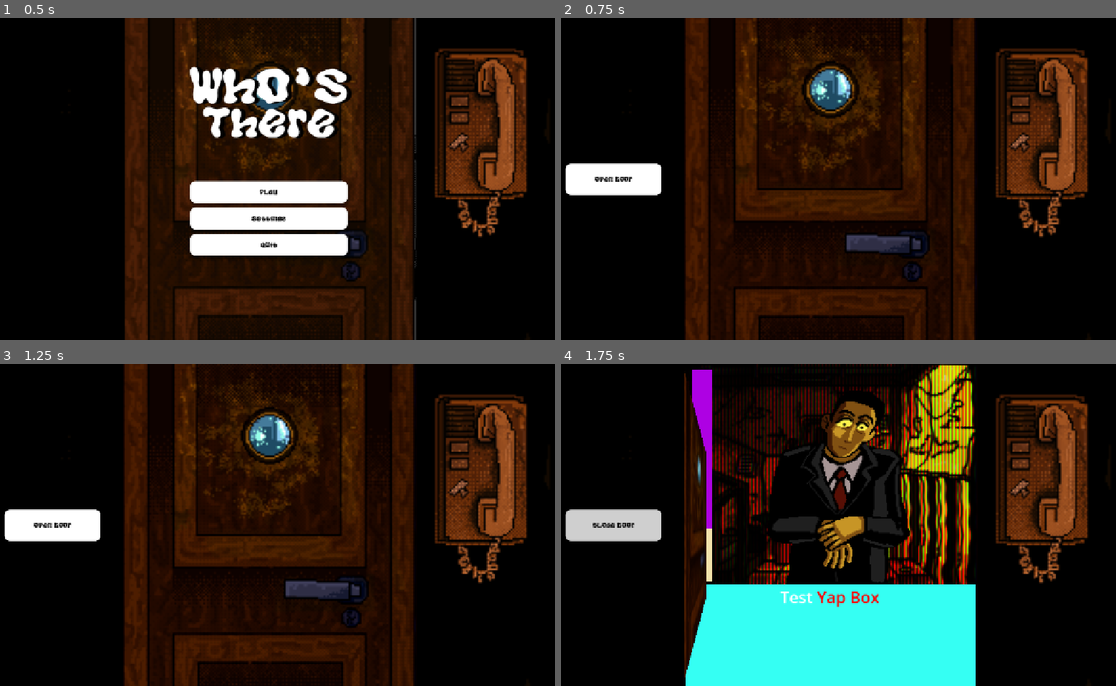
Above: before the commit, frames 1-4 (two rows, left to right).
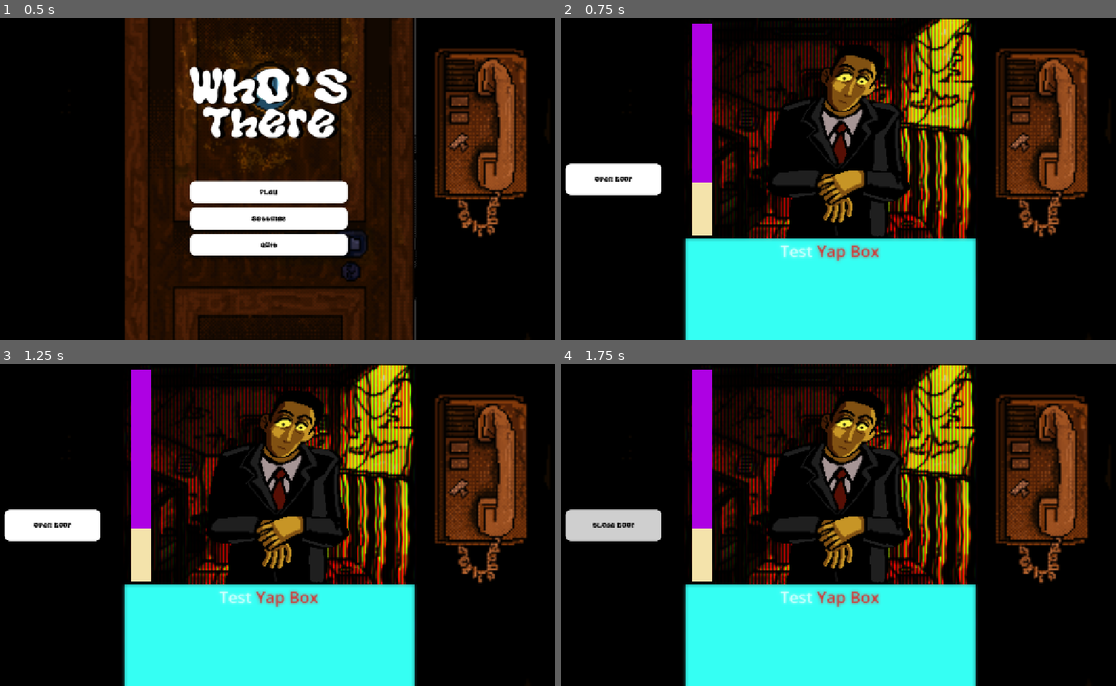
Above: after the commit, the same moments.

Repository: MatheusLasserre/whos-there
Game: Godot game, scene res://main.tscn
Two runs of this game, one before a commit and one after it. Both use one fixed random seed, a clock stepped at 60 frames per second and the inputs below.
Inputs:
- Up to frame 1 (0.5 s): no input
- Up to frame 2 (0.75 s): click "Play" at 0.5 s
- Up to frame 3 (1.25 s): no input
- Up to frame 4 (1.75 s): click "Open Door" at 1.25 s

Frame 1 is identical in both runs. In frame 2, 44% of the frame differs, in the area x 22-75%, y 0-100%; in frame 3, 44%; in frame 4, 3.3%.

Commit message:
turned on blur

Diff:
--- a/classes/UI/dialogue_player/dialogue_player.tscn
+++ b/classes/UI/dialogue_player/dialogue_player.tscn
@@ -7,7 +7,7 @@
 
 [sub_resource type="ShaderMaterial" id="ShaderMaterial_jm0dm"]
 shader = ExtResource("2_dai85")
-shader_parameter/blur_amount = 0.0
+shader_parameter/blur_amount = 0.5
 
 [node name="DialoguePlayer" type="CanvasLayer"]
 script = ExtResource("1_dv1er")
--- a/scenes/game/game.tscn
+++ b/scenes/game/game.tscn
@@ -158,6 +158,7 @@
 scene_text_file = "res://scenes/yapper/yapper.json"
 
 [node name="Door" type="CanvasLayer" parent="."]
+visible = false
 
 [node name="Door" type="AspectRatioContainer" parent="Door"]
 anchors_preset = 15
@@ -175,7 +176,7 @@
 transparent_bg = true
 handle_input_locally = false
 size = Vector2i(651, 720)
-render_target_update_mode = 4
+render_target_update_mode = 0
 
 [node name="Camera3D" type="Camera3D" parent="Door/Door/SubViewportContainer/SubViewport"]
 transform = Transform3D(1, 0, 0, 0, -4.37114e-08, 1, 0, -1, -4.37114e-08, 0, 1, 0)
